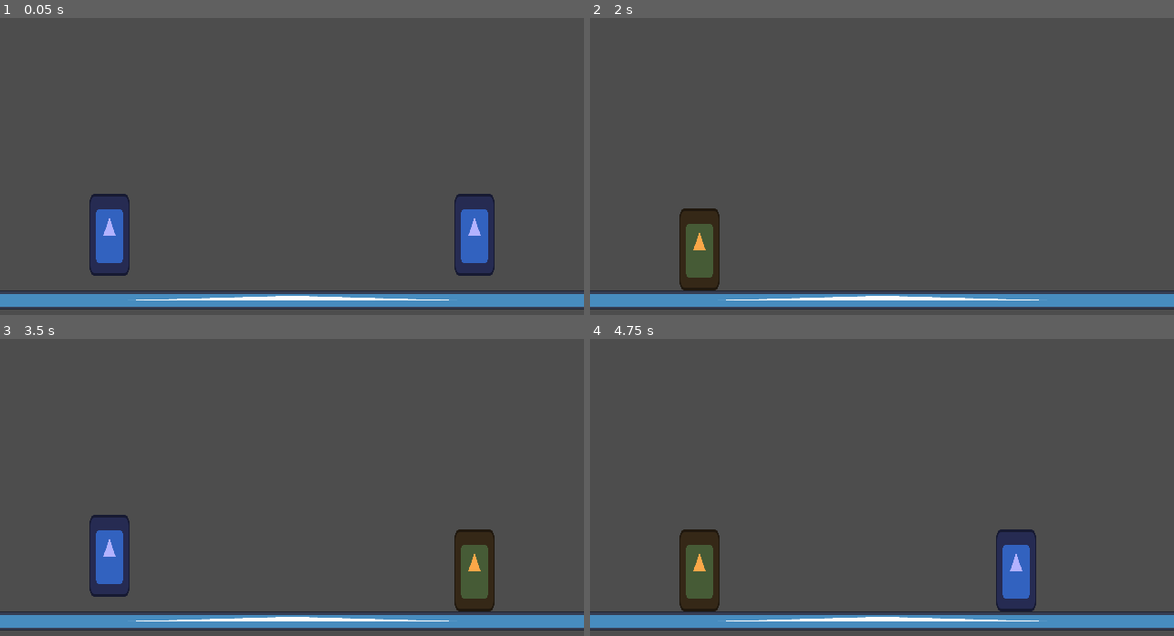
Above: before the commit, frames 1-4 (two rows, left to right).
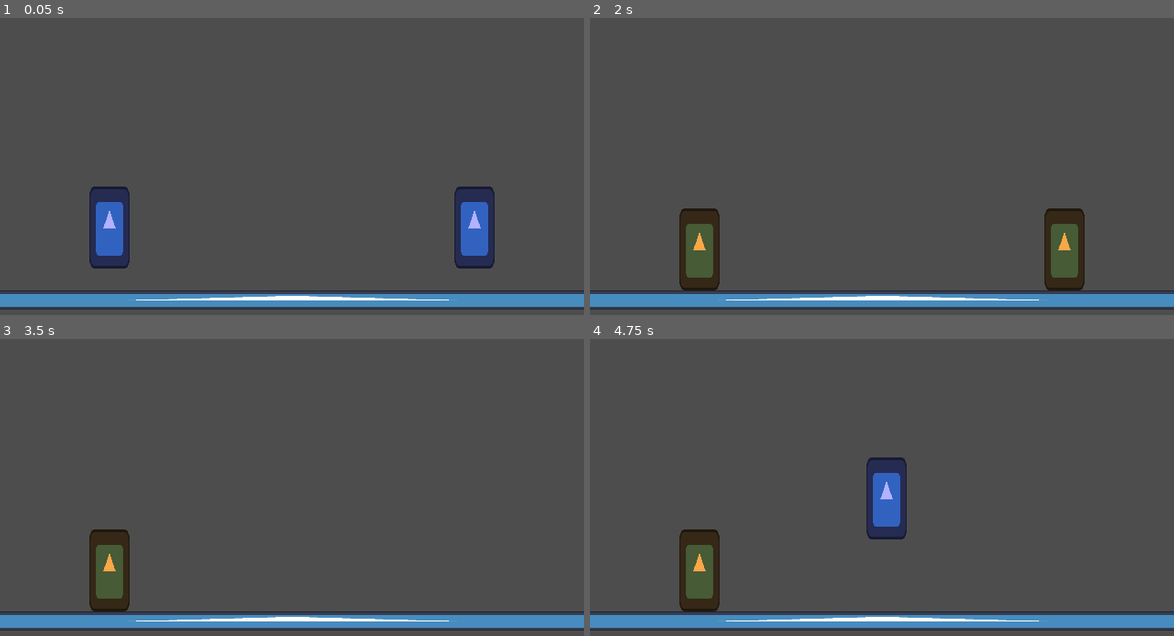
Above: after the commit, the same moments.

Repository: lucasmcclean/project-foxtrot-black-trigger-watchtower-omega
Game: Godot game, scene res://main.tscn
Two runs of this game, one before a commit and one after it. Both use one fixed random seed, a clock stepped at 60 frames per second and the inputs below. The engine's default icon, where the game draws it, is replaced by a stand-in: a white triangle on a blue panel in a dark square.
Inputs:
- Up to frame 1 (0.05 s): no input
- Up to frame 2 (2 s): tap Enter at 0.5 s; hold D (move_right) 0.53-1.28 s; tap S (crouch) at 0.6 s; tap W (jump) at 0.77, 1.07, 1.52, 1.55, 1.82 s; tap Space (flash_step) at 0.8, 1.35 s; hold Insert (move_down) from 1.28 s (still down)
- Up to frame 3 (3.5 s): release Insert (move_down) at 2.03 s; hold D (move_right) 2.03-2.78 s; tap W (jump) at 2.1, 3.02, 3.32 s; tap S (crouch) at 2.3, 2.85 s; hold Page Up (move_up) from 2.78 s (still down); tap Space (flash_step) at 3.05 s
- Up to frame 4 (4.75 s): release Page Up (move_up) at 3.53 s; hold A (move_left) from 3.53 s (still down); tap Space (flash_step) at 3.6 s; tap W (jump) at 3.77, 3.8, 4.07, 4.52 s; tap E (kick) at 4.35 s; tap S (crouch) at 4.55 s

The runs differ from the first frame. In frame 1, 1.6% of the frame differs, in the area x 15-85%, y 56-87%; in frame 2, 1.1%; in frame 3, 3.3%; in frame 4, 3.8%, in the area x 47-77%, y 39-92%.

Commit message:
movement adjustments

Diff:
--- a/project-foxtrot-black-trigger-watchtower-omega/main.tscn
+++ b/project-foxtrot-black-trigger-watchtower-omega/main.tscn
@@ -47,6 +47,20 @@
 [node name="Platform" type="StaticBody2D" parent="."]
 
 [node name="CollisionShape2D" type="CollisionShape2D" parent="Platform"]
-position = Vector2(4, 0)
+position = Vector2(2, 49)
 shape = SubResource("RectangleShape2D_272bh")
 one_way_collision = true
+
+[node name="Platform2" type="StaticBody2D" parent="."]
+
+[node name="CollisionShape2D" type="CollisionShape2D" parent="Platform2"]
+position = Vector2(-129, -38)
+shape = SubResource("RectangleShape2D_272bh")
+one_way_collision = true
+
+[node name="Platform3" type="StaticBody2D" parent="."]
+
+[node name="CollisionShape2D" type="CollisionShape2D" parent="Platform3"]
+position = Vector2(150, -106)
+shape = SubResource("RectangleShape2D_272bh")
+one_way_collision = true
--- a/project-foxtrot-black-trigger-watchtower-omega/player/player.gd
+++ b/project-foxtrot-black-trigger-watchtower-omega/player/player.gd
@@ -1,20 +1,20 @@
 class_name Player
 extends CharacterBody2D
 
-var gravity: float = 8000.0
-var jump_gravity: float = 800.0
+var gravity: float = 2700.0
+var jump_gravity: float = 500.0
 var acceleration: float = 10000.0
-var friction: float = 2500.0
+var friction: float = 2600.0
 var air_acceleration: float = 9900.0
 var air_friction: float = 24000.0
 var h_min_speed: float = 300.0
 var h_speed: float = 300.0
 var v_speed: float = 3000.0
-var jump_impulse: float = 1500.0
-var flash_impulse: float = 4000.0
+var jump_impulse: float = 650.0
+var flash_impulse: float = 2000.0
 var flash_cooldown: float = 3.0
 var can_flash: bool = true
-var knockback_impulse: float = 1000.0
+var knockback_impulse: float = 500.0
 
 var health: int = 20
 
@@ -76,10 +76,13 @@
 		hurtbox.monitoring = true
 
 	if input.crouch and is_grounded():
-		print("We are")
+		# Temporarily disable one-way collision
 		set_collision_mask_value(1, false)
-	else:
+		await get_tree().create_timer(0.3).timeout
 		set_collision_mask_value(1, true)
+
+
+
 
 
 
@@ -132,7 +135,7 @@
 func handle_flash_step() -> void:
 	if(input.move.x == 0):
 		return
-	h_speed = 30000.0
+	h_speed = 3000.0
 	can_flash = false
 	if(input.move.x > 0):
 		velocity.x -= flash_impulse
--- a/project-foxtrot-black-trigger-watchtower-omega/player/player.tscn
+++ b/project-foxtrot-black-trigger-watchtower-omega/player/player.tscn
@@ -23,11 +23,11 @@
 [sub_resource type="RectangleShape2D" id="RectangleShape2D_hg6s5"]
 size = Vector2(62.857147, 128)
 
-[node name="Player" type="CharacterBody2D" node_paths=PackedStringArray("move_state", "jump_state")]
+[node name="Player" type="CharacterBody2D" node_paths=PackedStringArray("move_state")]
 scale = Vector2(0.7, 0.7)
+collision_layer = 2
 script = ExtResource("1_rkbax")
 move_state = NodePath("StateMachine/Move")
-jump_state = NodePath("StateMachine/Jump")
 
 [node name="CollisionShape2D" type="CollisionShape2D" parent="."]
 shape = SubResource("CapsuleShape2D_onrkg")
--- a/project-foxtrot-black-trigger-watchtower-omega/player/states/jump.gd
+++ b/project-foxtrot-black-trigger-watchtower-omega/player/states/jump.gd
@@ -31,7 +31,6 @@
 	player.move_and_slide()
 
 	if player.is_grounded() and !is_zero_approx(player.velocity.x) and !just_jumped:
-		print(player.is_grounded())
 		state_machine.change_state(move_state)
 	elif player.is_grounded() and !just_jumped:
 		state_machine.change_state(idle_state)
--- a/project-foxtrot-black-trigger-watchtower-omega/player/states/move.gd
+++ b/project-foxtrot-black-trigger-watchtower-omega/player/states/move.gd
@@ -11,6 +11,7 @@
 func physics_update(delta: float) -> void:
 	if player.input.jump and player.is_grounded():
 		state_machine.change_state(jump_state)
+		return
 
 	player.velocity.y += player.gravity*delta
 
